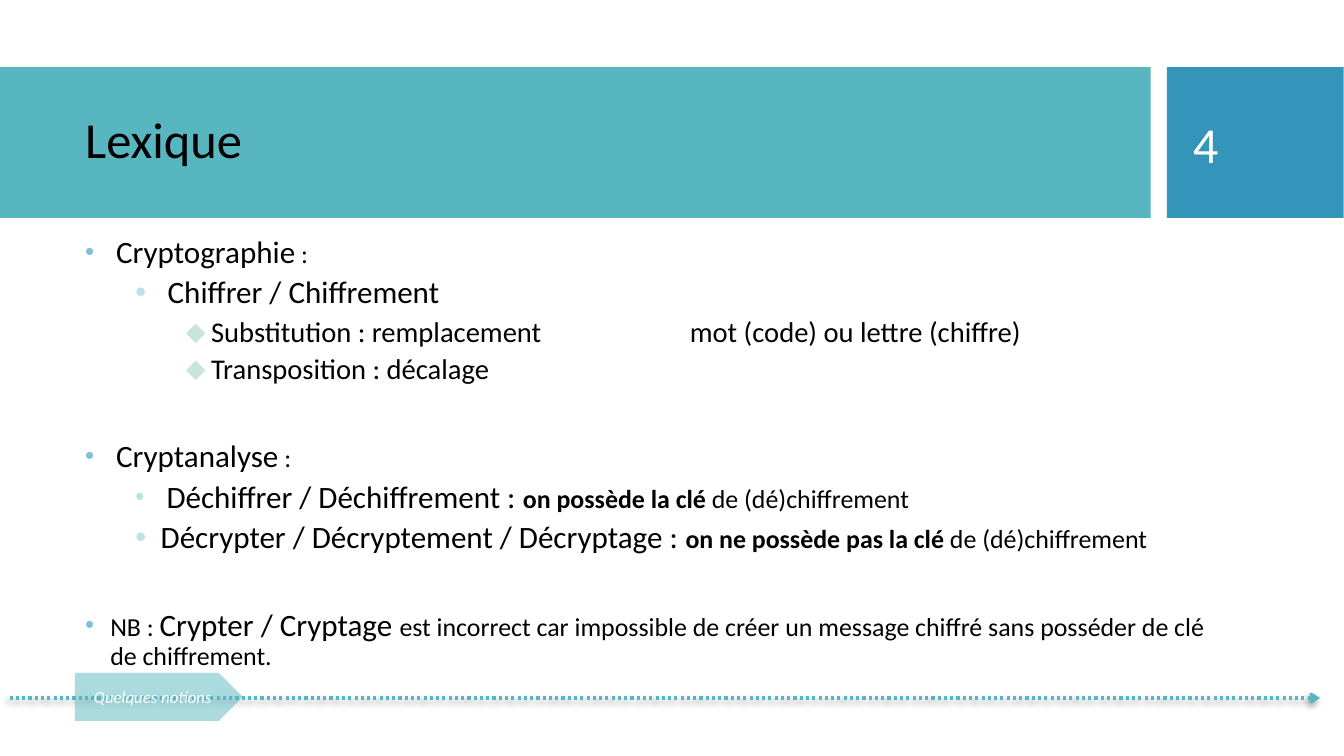
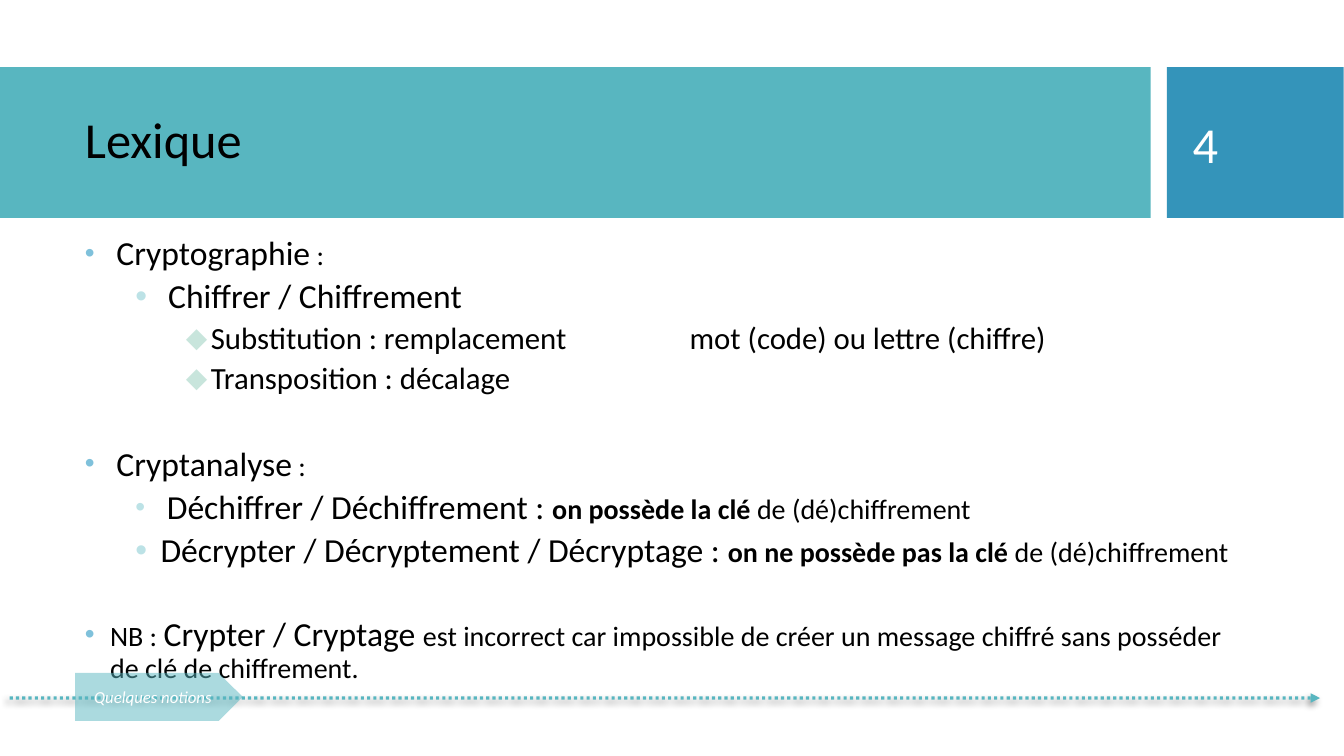
Before and after one commit to vinhphuctr/ASPE, a slide deck: slide 4 of communication/CommCryptologieV1.pptx. Drawn at 1344x756 pixels with LibreOffice and Linux fonts; fonts in the diff are those of the drawing; background and template pictures are left out. Boxes give left, top, right and bottom in pixels: in the first picture for what was removed or moved away, otherwise in the second. Text is boxed around its words. In the diff, an @@ line names an element or a change of style, - is before the commit and + after.

```diff
--- a/communication/CommCryptologieV1.pptx
+++ b/communication/CommCryptologieV1.pptx
@@ text "Cryptographie :" at (110, 241, 1229, 684): size 22.2 to 24 pt in "Cryptographie", "Chiffrer / Chiffrement", "Cryptanalyse", "Déchiffrer / Déchiffrement :" and 2 more places; size 18.5 to 20 pt in ":", ":", "on possède la clé de (dé)chiffrement", "on ne possède pas la clé de ..." and 1 more places; size 20.4 to 22 pt in "Substitution : remplacement mot (code) ou lettre ...", "Transposition : décalage" @@
@@ pentagon arrow "Quelques notions" at (75, 674, 242, 722): proportions changed @@
@@ arrow removed from (10, 698) to (1321, 698) @@
@@ freeform shape added at (10, 698, 1321, 698), outline #58B6C0 2.24 pt @@
```
Also in this commit, not shown: 19 other slides changed, 3 slides added, 2 slides removed.
